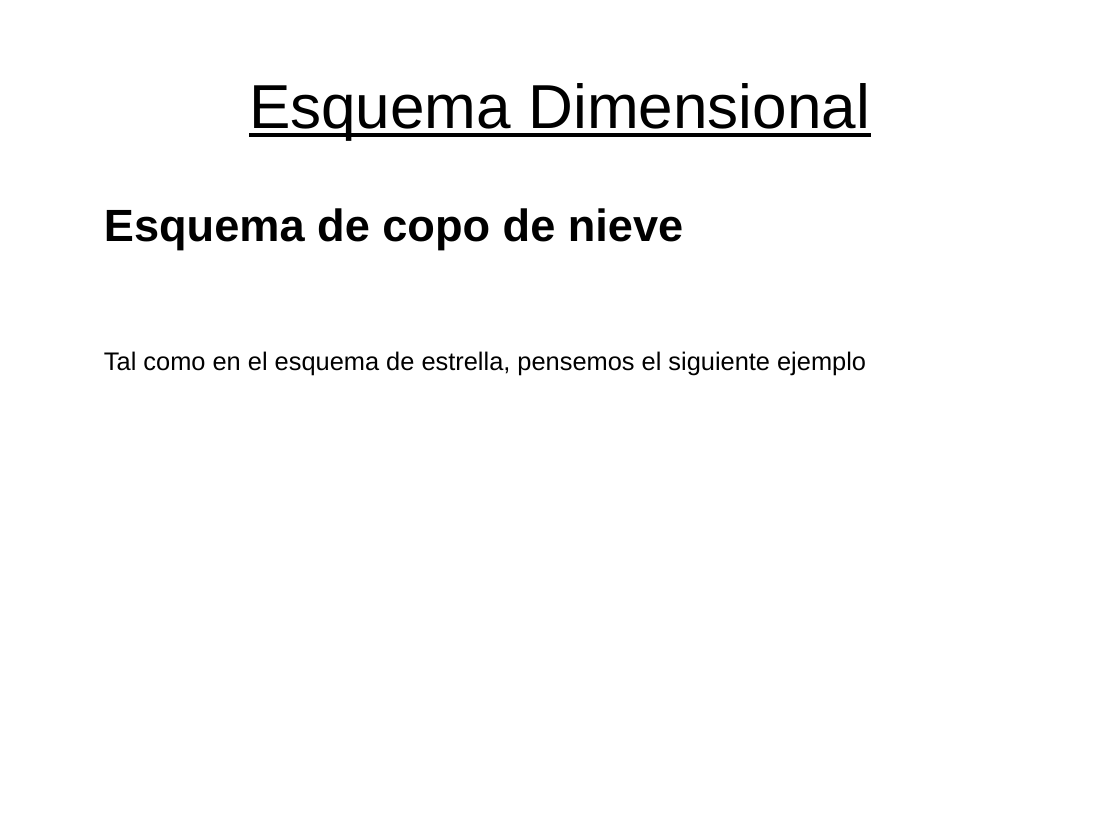
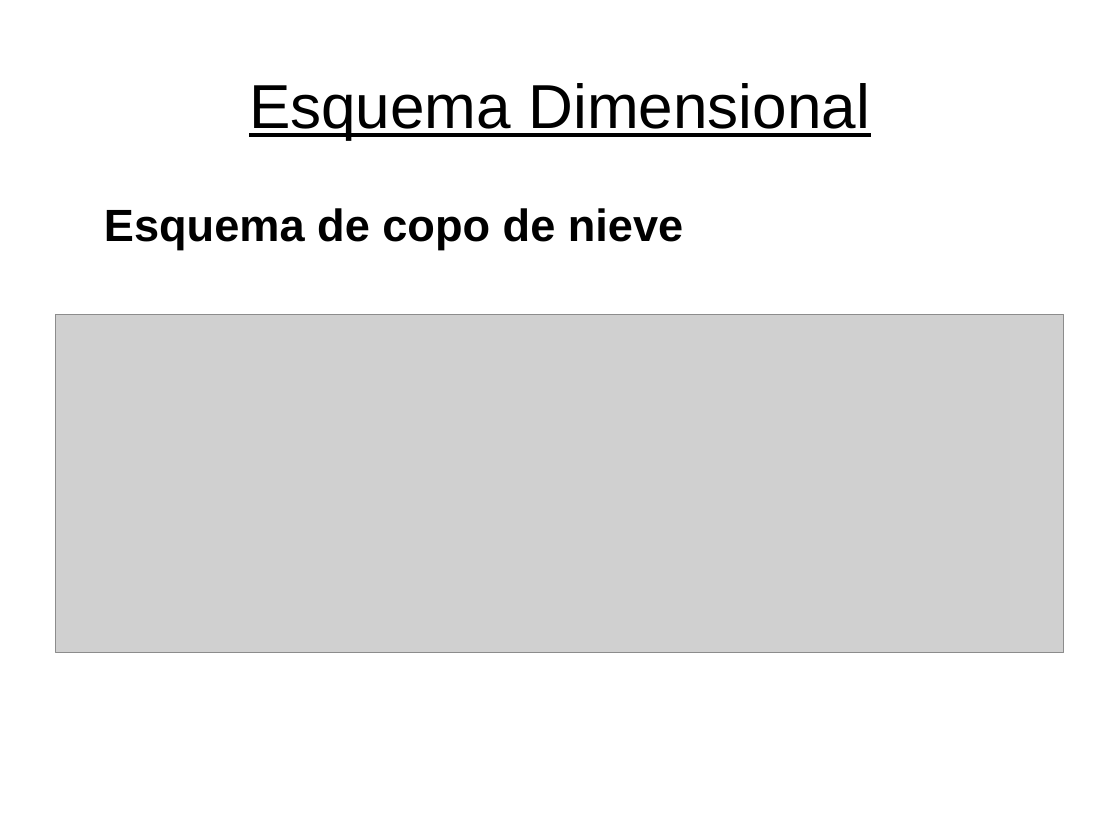
Before and after one commit to JoelCa/BDA, a slide deck: slide 13 of clase1/javier/presentaciones/presentacion_1.odp. Drawn at 1120x840 pixels with LibreOffice and Linux fonts; fonts in the diff are those of the drawing; grey boxes stand for pictures. Boxes give left, top, right and bottom in pixels: in the first picture for what was removed or moved away, otherwise in the second. Text is boxed around its words. In the diff, an @@ line names an element or a change of style, - is before the commit and + after.

Commit message:
agregue imagen de esquema copo de nieve

```diff
--- a/clase1/javier/presentaciones/presentacion_1.odp
+++ b/clase1/javier/presentaciones/presentacion_1.odp
@@ picture added at (x1=56, y1=314, x2=1064, y2=652) @@
@@ text at (x1=104, y1=351, x2=866, y2=375): paragraph removed @@
-Tal como en el esquema de estrella, pensemos el siguiente ejemplo
```
